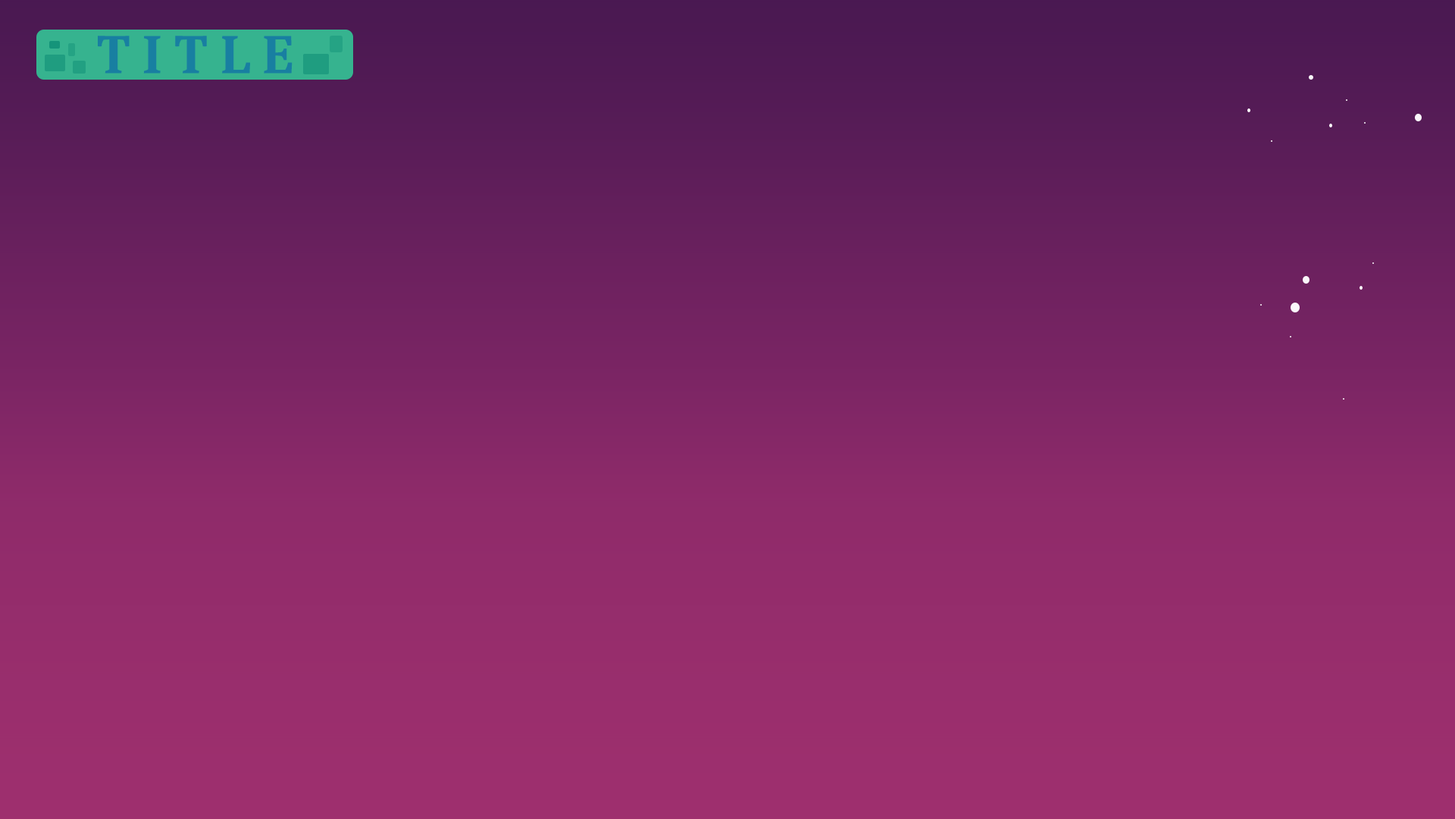
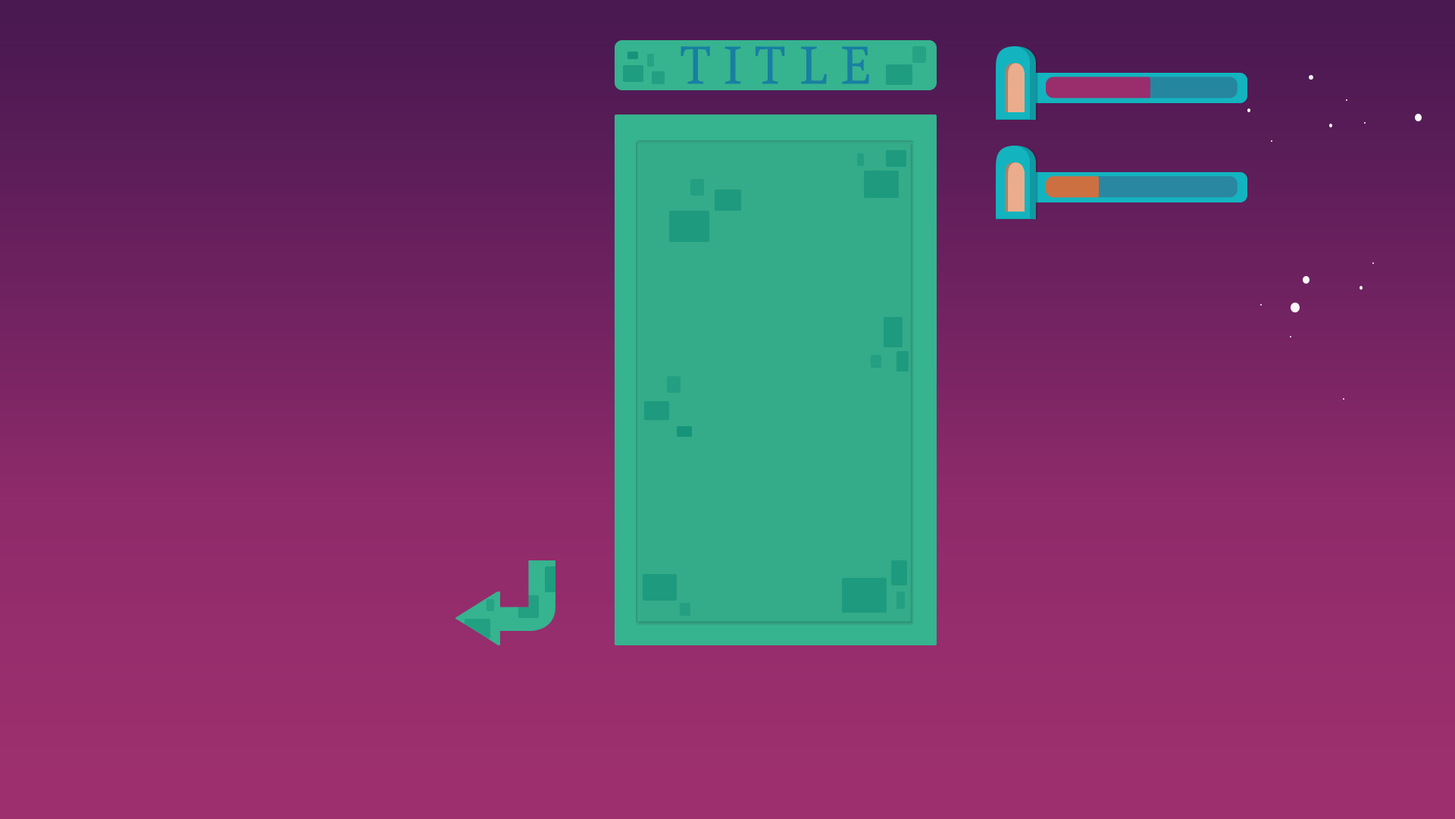
Revision of a layered 1455 x 819 image; what changed, layer by layer:
added group "Frame_Texture" with 17 layers in group "Frame" over [642, 150, 909, 616]
added layer "Frame_Background" in group "Frame" over [637, 141, 913, 624]
added layer "Frame_Background_2" in group "Frame" over [614, 114, 937, 646]
added layer "Return_Body" in group "Return" over [482, 560, 556, 631]
added group "Bar_Mana" with 6 layers in group "Bar" over [995, 145, 1248, 220]
added group "Bar_Health_Window" (1st of 2, in "Bar" › "Bar_Mana") with 2 layers in group "Bar_Mana" over [995, 145, 1037, 220]
added layer "Window_Outter" (1st of 2, in "Bar" › "Bar_Mana" › "Bar_Health_Window") in group "Bar_Health_Window" over [995, 145, 1037, 220]
added layer "Bar_Health_Background" (1st of 2, in "Bar" › "Bar_Mana") in group "Bar_Mana" over [1005, 172, 1248, 203]
added layer "Bar_Health_Background_Contourn" (1st of 2, in "Bar" › "Bar_Mana") (70%) in group "Bar_Mana" over [1005, 172, 1248, 203]
added group "Bar_Health" with 6 layers in group "Bar" over [995, 46, 1248, 120]
added layer "Bar_Health_Background" (2nd of 2, in "Bar" › "Bar_Health") in group "Bar_Health" over [1005, 72, 1248, 104]
added layer "Bar_Health_Color" (2nd of 2, in "Bar" › "Bar_Health") in group "Bar_Health" over [1046, 72, 1151, 104]
added layer "Bar_Health_Background_Contourn" (2nd of 2, in "Bar" › "Bar_Health") (70%) in group "Bar_Health" over [1005, 72, 1248, 104]
painted on "Titlebox_Title" over [97, 35, 870, 85]
painted on "Titlebox_Texture_2" over [329, 35, 927, 63]
painted on "Titlebox_Texture_5" over [72, 60, 665, 85]
painted on "Titlebox_Texture_6" over [49, 40, 639, 60]
painted on "Titlebox_Texture_4" over [68, 43, 655, 67]
painted on "Titlebox_Texture_3" over [44, 54, 644, 82]
painted on "Titlebox_Texture_1" over [303, 53, 913, 85]
painted on "Tittlebox_background" over [36, 29, 937, 91]
…and 27 more changes (27 added)
